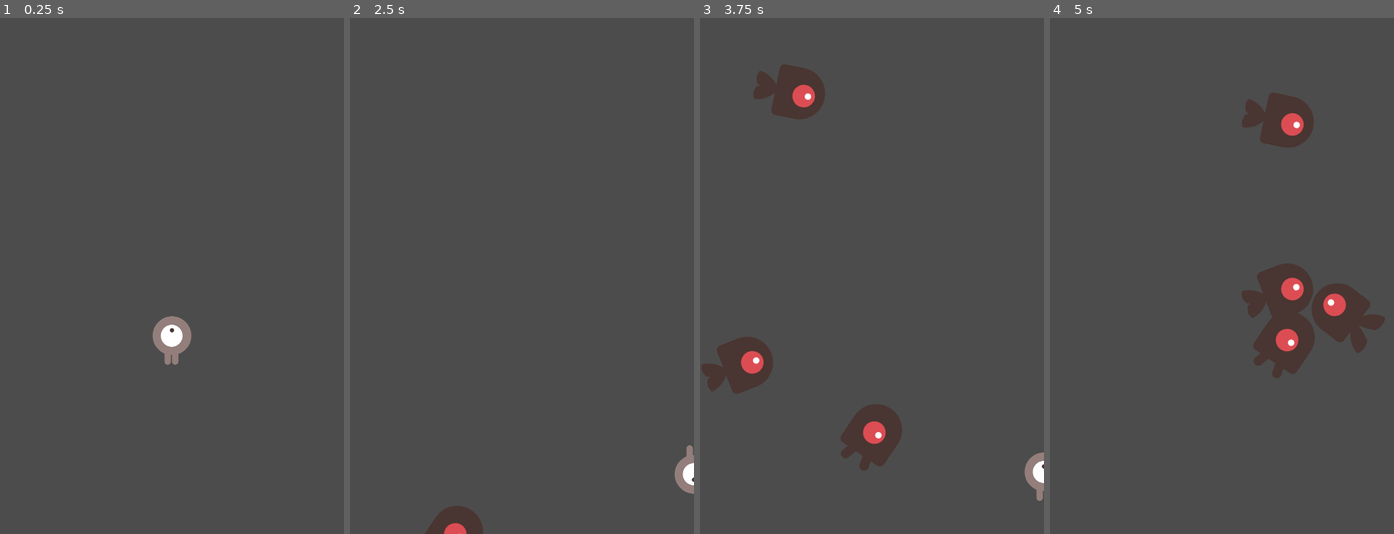
Above: before the commit, frames 1-4 (left to right).
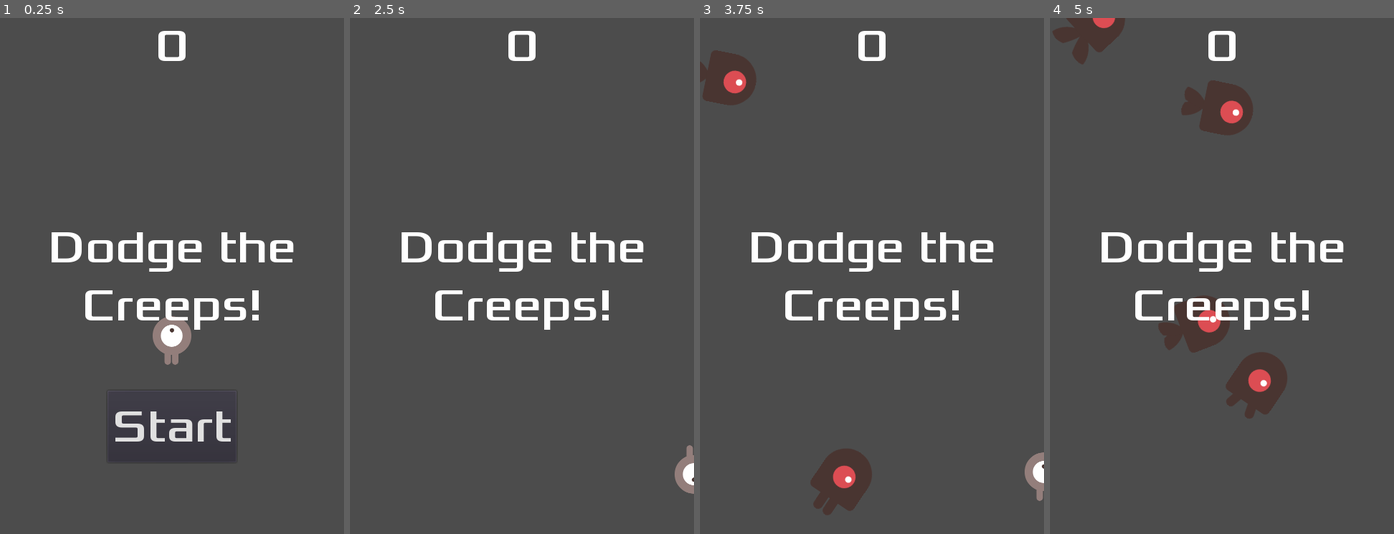
Above: after the commit, the same moments.

Repository: clanam/godot-00-tutorial
Game: Godot game, scene res://Main.tscn
The game is run twice, just before and just after one commit, with the same random seed, the same clock (stepped at 60 frames per second) and the same inputs.
Inputs (mouse positions are in pixels of both pictures, inside the frame that each line leads up to):
- Up to frame 1 (0.25 s): no input
- Up to frame 2 (2.5 s): click (522, 425) at 0.5 s, where only the run after the commit has a clickable "Start"; tap Enter at 1.25 s; hold Right (ui_right) 1.28-2.03 s; hold Down (ui_down) from 2.03 s (still down)
- Up to frame 3 (3.75 s): release Down (ui_down) at 2.78 s; hold Right (ui_right) 2.78-3.53 s; hold Up (ui_up) from 3.53 s (still down)
- Up to frame 4 (5 s): release Up (ui_up) at 4.28 s; hold Left (ui_left) from 4.28 s (still down)

The runs differ from the first frame. In frame 1, 4.1% of the frame differs, in the area x 15-86%, y 2-86%; in frame 2, 3.9%; in frame 3, 10%; in frame 4, 14%, in the area x 0-98%, y 0-78%.

Commit message:
[🔗] connect hud to main scene

Diff:
--- a/Main.tscn
+++ b/Main.tscn
@@ -1,8 +1,9 @@
-[gd_scene load_steps=5 format=2]
+[gd_scene load_steps=6 format=2]
 
 [ext_resource path="res://Player.tscn" type="PackedScene" id=1]
 [ext_resource path="res://Main.gd" type="Script" id=2]
 [ext_resource path="res://Mob.tscn" type="PackedScene" id=3]
+[ext_resource path="res://HUD.tscn" type="PackedScene" id=4]
 
 [sub_resource type="Curve2D" id=1]
 _data = {
@@ -33,7 +34,10 @@
 curve = SubResource( 1 )
 
 [node name="MobSpawnLocation" type="PathFollow2D" parent="MobPath"]
+
+[node name="HUD" parent="." instance=ExtResource( 4 )]
 [connection signal="hit" from="Player" to="." method="game_over"]
 [connection signal="timeout" from="MobTimer" to="." method="_on_MobTimer_timeout"]
 [connection signal="timeout" from="ScoreTimer" to="." method="_on_ScoreTimer_timeout"]
 [connection signal="timeout" from="StartTimer" to="." method="_on_StartTimer_timeout"]
+[connection signal="start_game" from="HUD" to="." method="new_game"]
